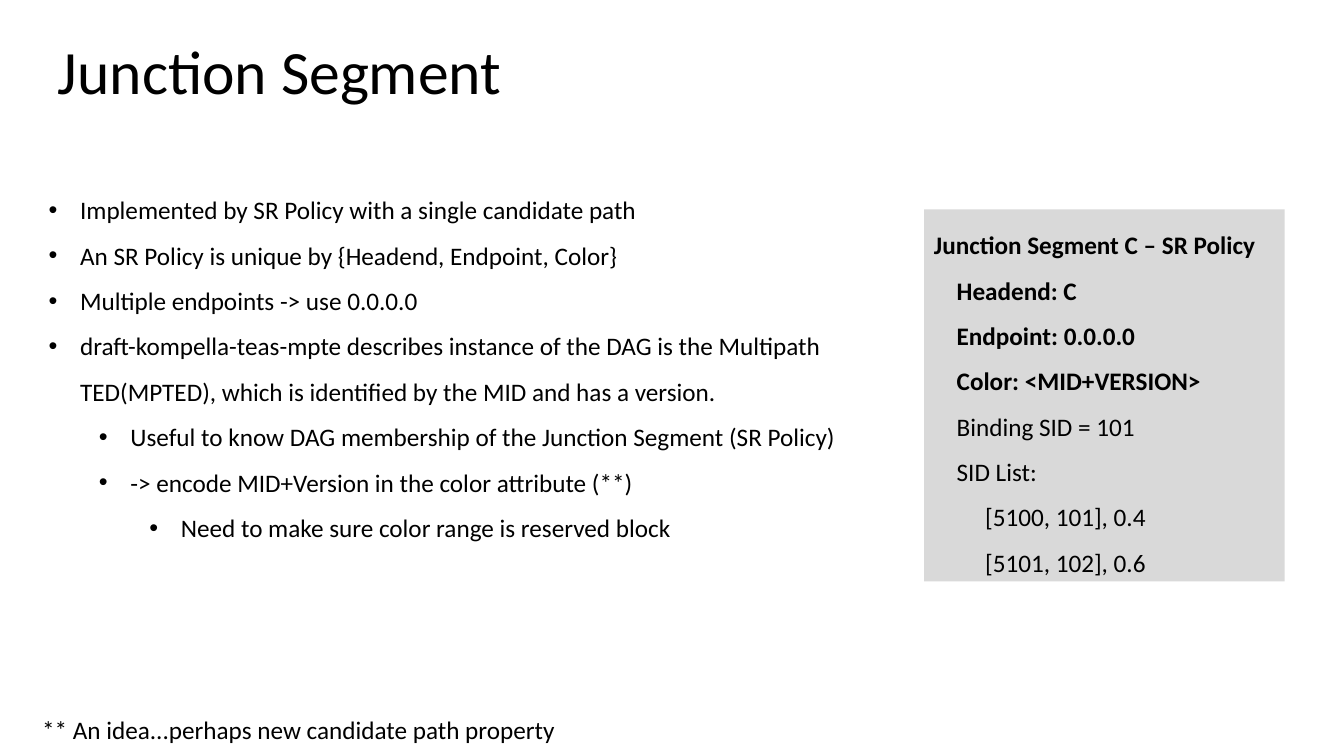
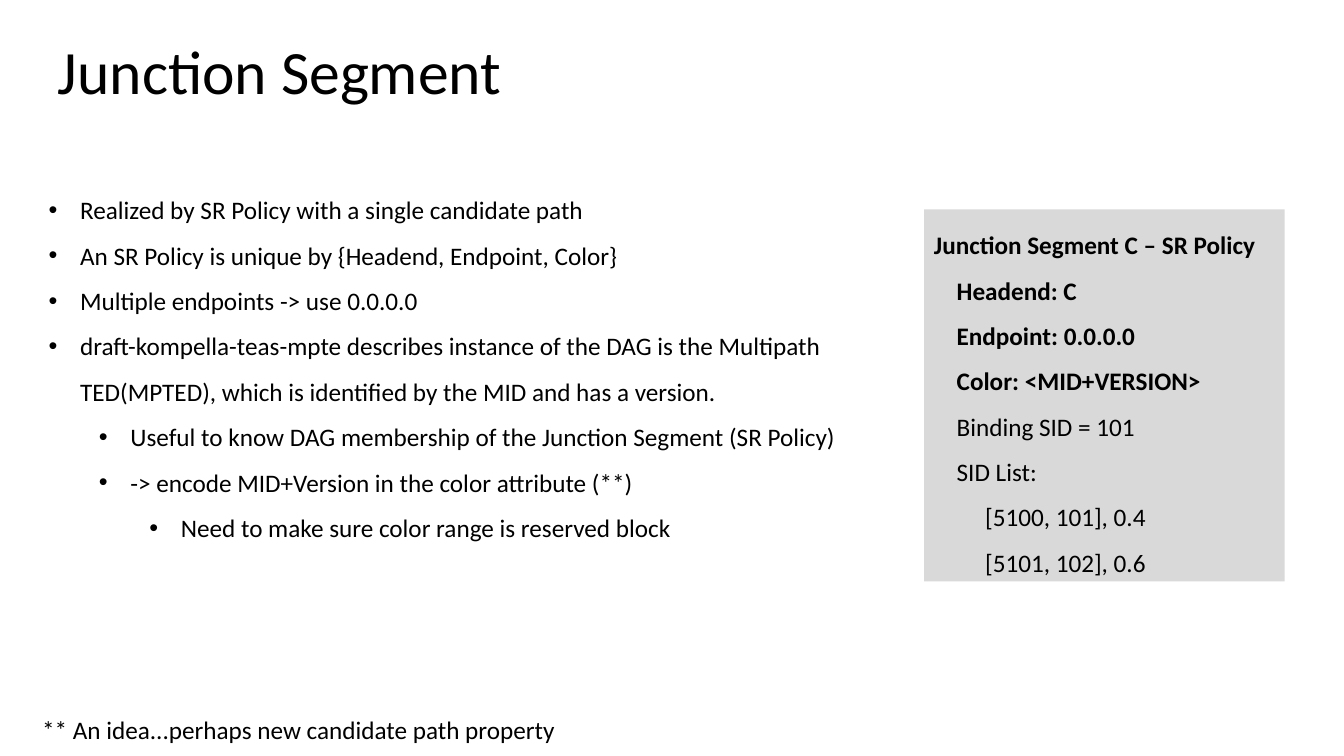
Before and after one commit to astone282/draft-stone-spring-mpte-sr, a slide deck: slide 7 of ietf123-draft-stone-spring-mpte-sr.pptx. Drawn at 1344x756 pixels with LibreOffice and Linux fonts; fonts in the diff are those of the drawing. Boxes give left, top, right and bottom in pixels: in the first picture for what was removed or moved away, otherwise in the second. Text is boxed around its words. In the diff, an @@ line names an element or a change of style, - is before the commit and + after.

```diff
--- a/ietf123-draft-stone-spring-mpte-sr.pptx
+++ b/ietf123-draft-stone-spring-mpte-sr.pptx
@@ text at (80,201,583,224): text changed @@
-• Implemented by SR Policy with a single candidate path
+• Realized by SR Policy with a single candidate path
```
Also in this commit, not shown: 6 other slides changed.
